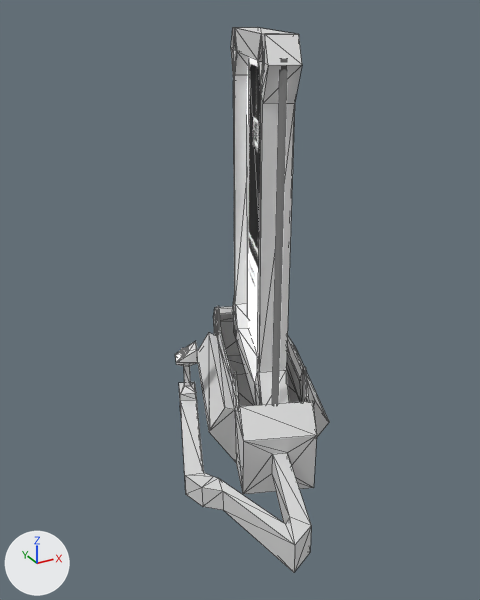
An edit to the glTF model public/Models/ProjectScreens/ProjectScreenR1.glb, drawn before and after from the same camera.
The view is the same before and after, from a camera (50 mm lens) standing at (-141.3, -140.2, 45.9) and looking at (-108.9, -81.3, 16.4). The axes (+X, +Y, +Z) are drawn at lower left. The lights are the same throughout. Mesh edges are drawn as thin lines. Vertices at the same position are counted once.

Names of what the first picture shows: 'Screen.002'.
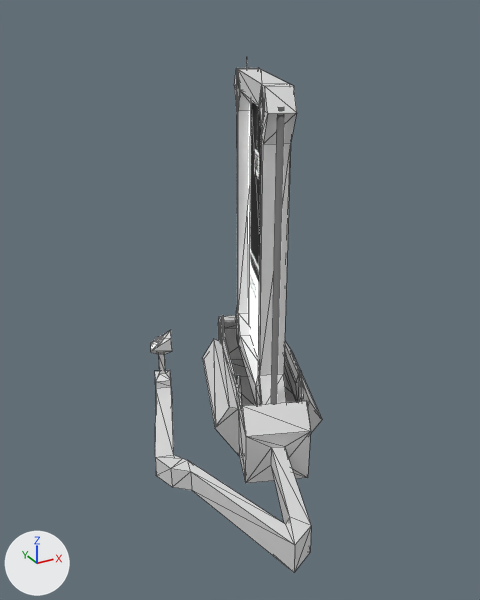
Pixel boxes (x1, y1, x2, y2) of what changed, in the pictures (480 x 600 px; the box of a moved part takes in the faces that stretch with it):
'Screen.002', reshaped (11% wider, 7% shorter)
    before: (175, 27, 329, 572)
    after: (151, 64, 322, 572)
part 1 of me_cube_011, moved or reshaped
    before: (231, 27, 302, 405)
    after: (234, 68, 297, 405)
part 2 of me_cube_011, moved or reshaped
    before: (272, 58, 287, 404)
    after: (271, 107, 284, 403)
part 3 of me_cube_011, moved or reshaped
    before: (175, 57, 329, 572)
    after: (151, 64, 322, 572)

Diff of the bpy script that builds the scene:
```diff
--- a/public/Models/ProjectScreens/ProjectScreenR1.glb.py
+++ b/public/Models/ProjectScreens/ProjectScreenR1.glb.py
@@ me_cube_011 @@
 # used by ob_screen_002; location = (-103.2, -75.4, 14.9); rotation_euler = (0.0, 3.142, 1.205), in degrees (0, 180, 69); scale = (-16.0, -4.83, -25.4)
-me_cube_011.from_pydata(...)  # 402 vertices, 786 faces; spans x -1.81..0.98, y -2.16..1.48, z -0.74..1.13
+me_cube_011.from_pydata(...)  # 402 vertices, 786 faces; spans x -1.81..0.88, y -2.78..1.36, z -0.73..1.01
+# me_cube_011 part 1: the loose piece of 88 vertices spanning x -0.83..0.82, y -0.32..0.31, z -0.47..1.13 is scaled about its middle by 0.9, then moved by (0.0, 0.02, -0.1)
+# me_cube_011 part 2: the loose piece of 64 vertices spanning x -0.81..-0.77, y -0.08..0.07, z -0.39..1.06 is scaled about its middle by 0.9, then moved by (0.08, 0.02, -0.1)
+# me_cube_011 part 3: 176 of 402 vertices moved; they spanned x -1.28..0.98, y -2.16..1.48, z -0.74..1.07 and now span x -1.06..0.88, y -2.78..1.36, z -0.73..0.9; mean shift (0.09, -0.24, -0.02); largest move (-1.28, -1.4, -0.54) -> (-1.06, -2.02, -0.54)
 me_cube_011.materials.append(mat_screen)
```
